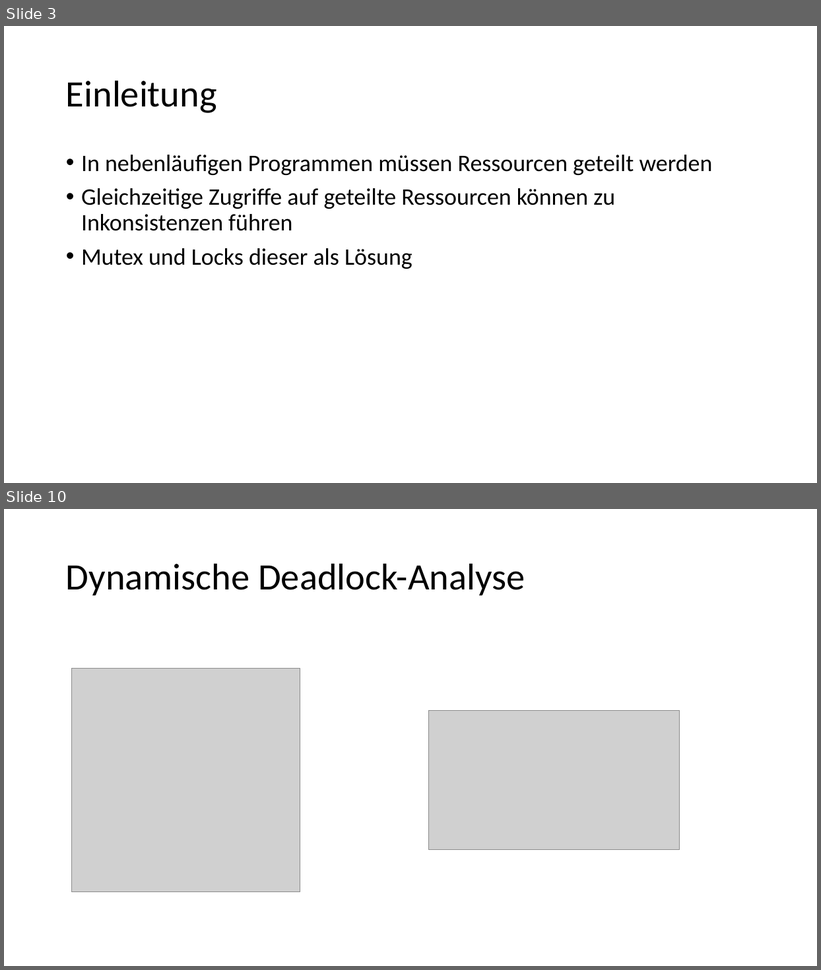
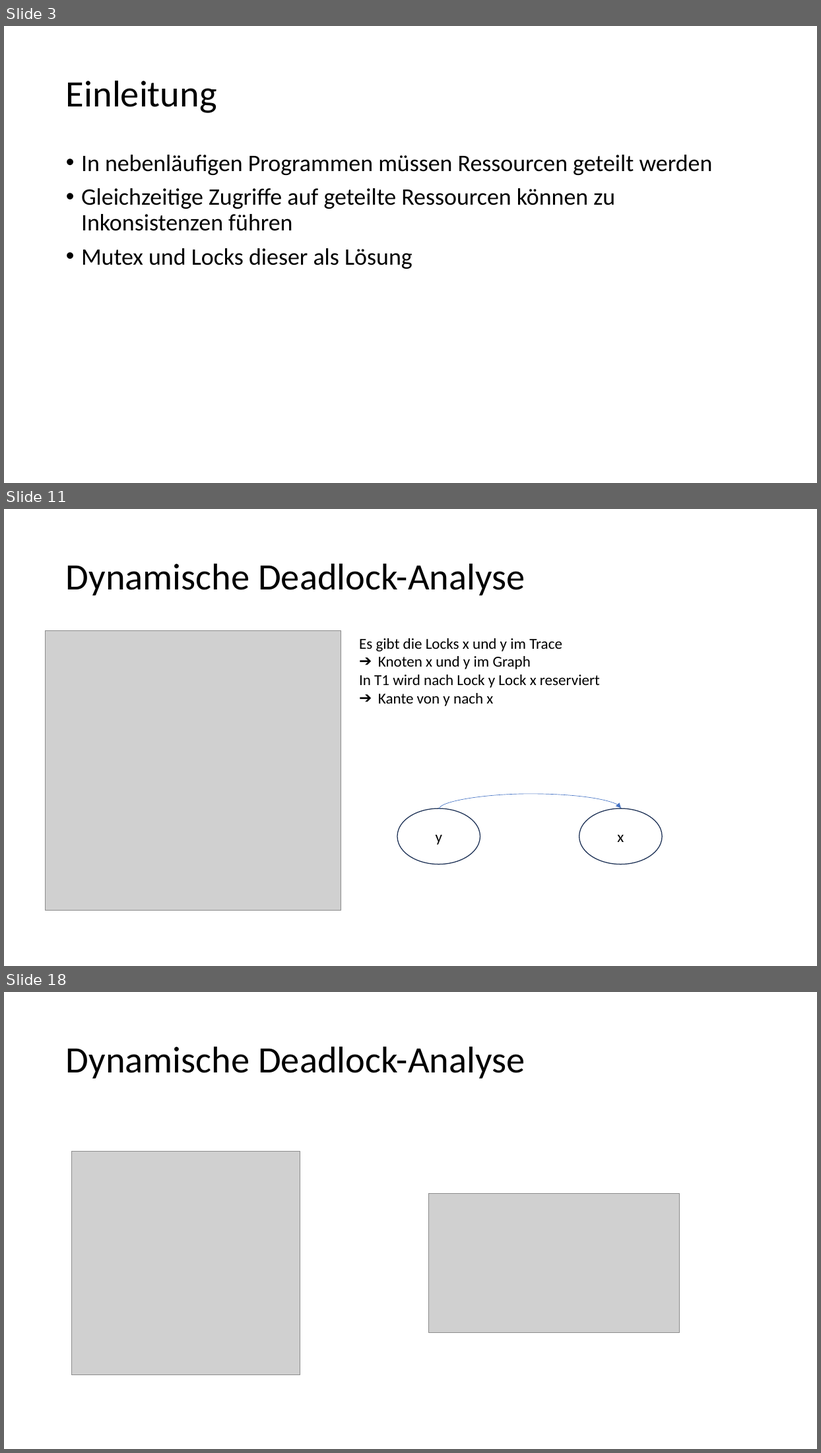
Before and after one commit to HuBaX/Seminararbeit, a slide deck: Sound Dynamic Deadlock Prediction in Linear Time.pptx. Shown one above the other, each under a label of ours: slides 3 and 10 before the commit, slides 3, 11 and 18 after it; the slides between them are not shown. The pictures are 821x970 and 821x1453 pixels, drawn with LibreOffice and Linux fonts; fonts in the diff are those of the drawing; grey boxes stand for pictures. Boxes give left, top, right and bottom in pixels: in the first picture for what was removed or moved away, otherwise in the second. Text is boxed around its words. In the diff, an @@ line names an element or a change of style, - is before the commit and + after.

```diff
--- a/Sound Dynamic Deadlock Prediction in Linear Time.pptx
+++ b/Sound Dynamic Deadlock Prediction in Linear Time.pptx
@@ slide 11 added at box(4, 509, 817, 966), background #FFFFFF @@
@@ title added at box(66, 563, 525, 595), 44 pt, text #000000 @@
+Dynamische Deadlock-Analyse
@@ picture added at box(46, 631, 341, 910) @@
@@ text added at box(359, 638, 600, 706), 18 pt, text #000000 @@
+Es gibt die Locks x und y im Trace
+➔ Knoten x und y im Graph
+In T1 wird nach Lock y Lock x reserviert
+➔ Kante von y nach x
@@ curved arrow added from (440, 809) to (621, 809), #4472C4 0.5 pt @@
@@ ellipse added at box(397, 809, 481, 865), fill #FFFFFF, outline #1E3256 1 pt, 18 pt, text #000000 @@
+y
@@ ellipse added at box(580, 809, 662, 865), fill #FFFFFF, outline #1E3256 1 pt, 18 pt, text #000000 @@
+x
@@ what was slide 10 is now slide 18 @@
```
Also in this commit, not shown: 5 slides changed, 8 other slides added, 1 slide removed.
